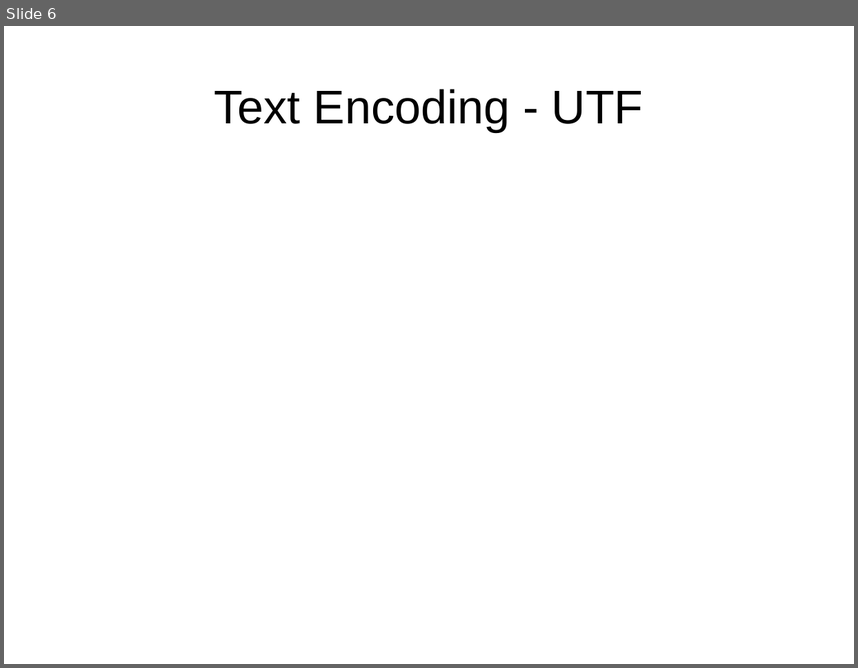
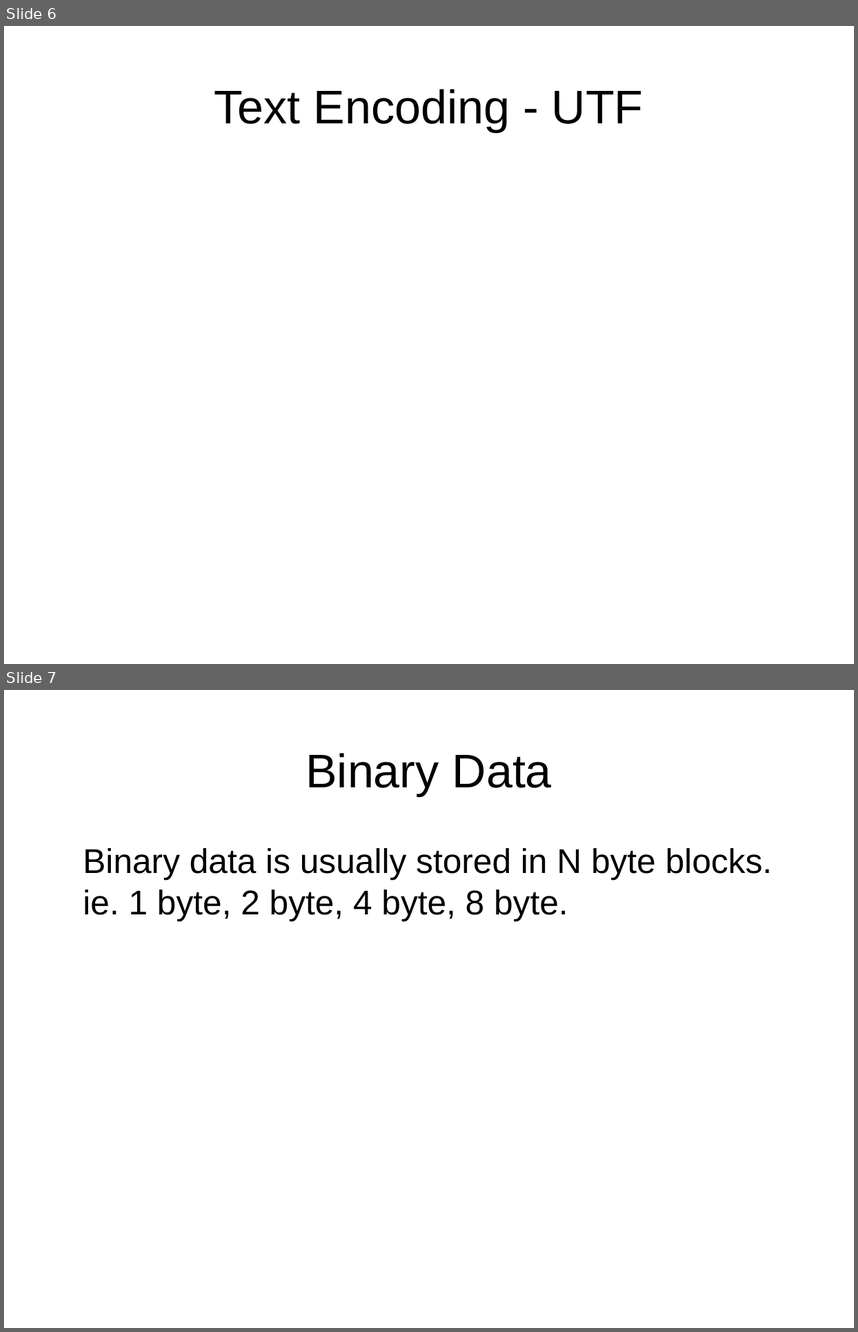
Before and after one commit to cx1111/IAP2017-comp-essentials, a slide deck: session1/session1.odp. Shown one above the other, each under a label of ours: slide 6 before the commit, slides 6 and 7 after it. The pictures are 858x668 and 858x1332 pixels, drawn with LibreOffice and Linux fonts; fonts in the diff are those of the drawing. Boxes give left, top, right and bottom in pixels: in the first picture for what was removed or moved away, otherwise in the second. Text is boxed around its words. In the diff, an @@ line names an element or a change of style, - is before the commit and + after.

```diff
--- a/session1/session1.odp
+++ b/session1/session1.odp
@@ slide 7 added at (x1=4, y1=690, x2=854, y2=1328), background #FFFFFF @@
@@ title added at (x1=306, y1=753, x2=552, y2=796), 44 pt, text #000000 @@
+Binary Data
@@ text added at (x1=83, y1=848, x2=773, y2=921), 32 pt, text #000000 @@
+Binary data is usually stored in N byte blocks. ie. 1 byte, 2 byte, 4 byte, 8 byte.
```
Also in this commit, not shown: 5 other slides added, 3 other files.
